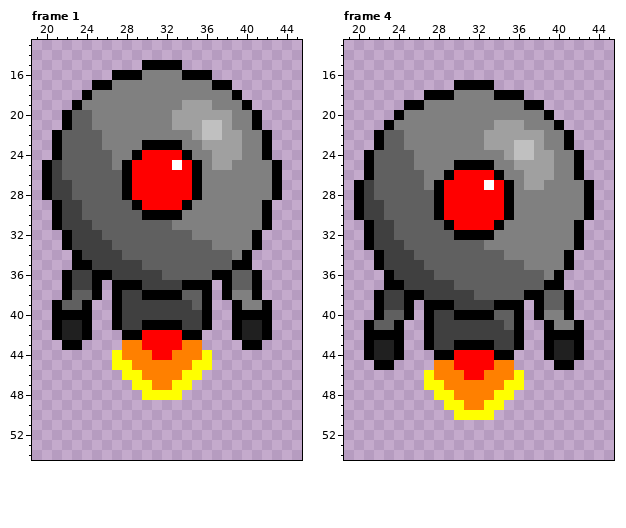
Animated GIF sprite, stored at src/View/Graphics/Placeable/sentryDroneResting.gif. This is how it looked before the edit.
The file is 64x64 pixels, 4 frames. Shown: frame 1: x 19..45, y 13..54; frame 4: x 19..45, y 13..54.
Once edited:
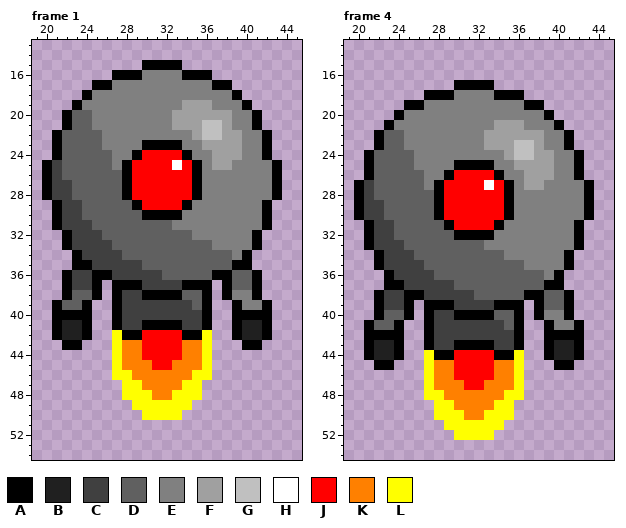
Palette (. is transparent): A #000000  B #202020  C #404040  D #606060  E #808080  F #a0a0a0  G #c0c0c0  H #ffffff  J #ff0000  K #ff8000  L #ffff00
Changes in this commit:
Frame 1:
y 42..43: x 27 . -> L; x 36 . -> L
y 44: x 30 K -> J; x 33 K -> J
y 45: x 28 L -> K; x 31..32 KK -> JJ; x 35 L -> K
y 46: x 27 . -> L; x 29 L -> K; x 34 L -> K; x 36 . -> L
y 47: x 28 . -> L; x 30 L -> K; x 33 L -> K; x 35 . -> L
y 48: x 28..29 .. -> LL; x 31..32 LL -> KK; x 34..35 .. -> LL
y 49: x 29..34 ...... -> LLLLLL
y 50: x 30..33 .... -> LLLL
Frame 4:
y 44..45: x 27 . -> L; x 36 . -> L
y 46: x 30 K -> J; x 33 K -> J
y 47: x 28 L -> K; x 31..32 KK -> JJ; x 35 L -> K
y 48: x 27 . -> L; x 29 L -> K; x 34 L -> K; x 36 . -> L
y 49: x 28 . -> L; x 30 L -> K; x 33 L -> K; x 35 . -> L
y 50: x 28..29 .. -> LL; x 31..32 LL -> KK; x 34..35 .. -> LL
y 51: x 29..34 ...... -> LLLLLL
y 52: x 30..33 .... -> LLLL
Boxes around the changes in both pictures, in picture pixels (x1, y1, x2, y2):
changed: (112, 330, 212, 420)
changed: (424, 350, 524, 440)
